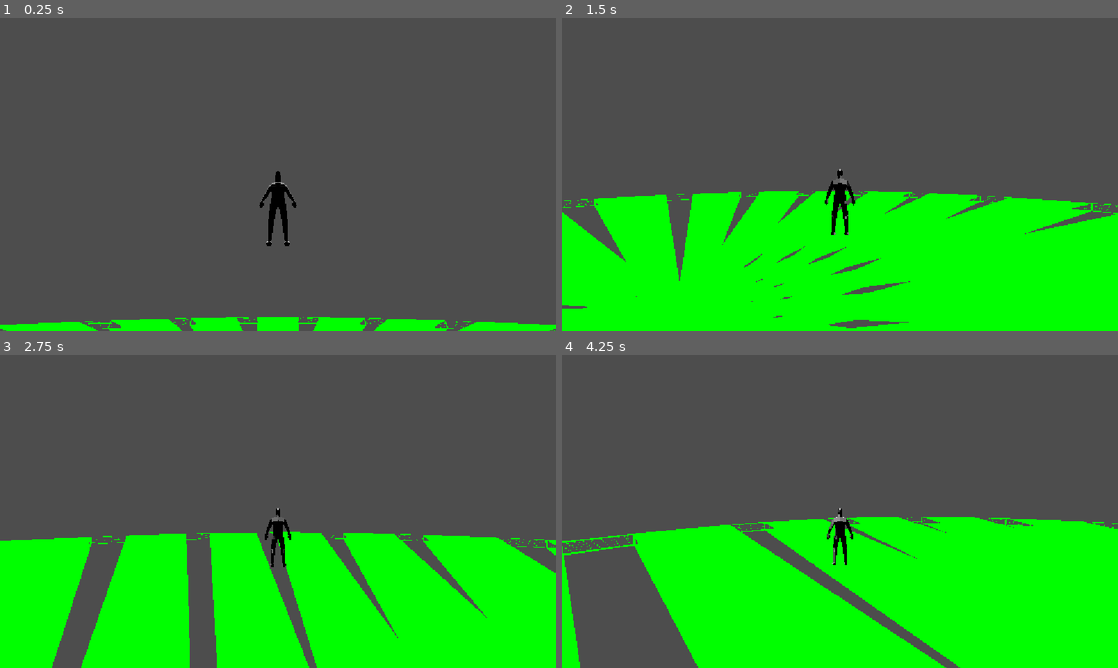
Above: before the commit, frames 1-4 (two rows, left to right).
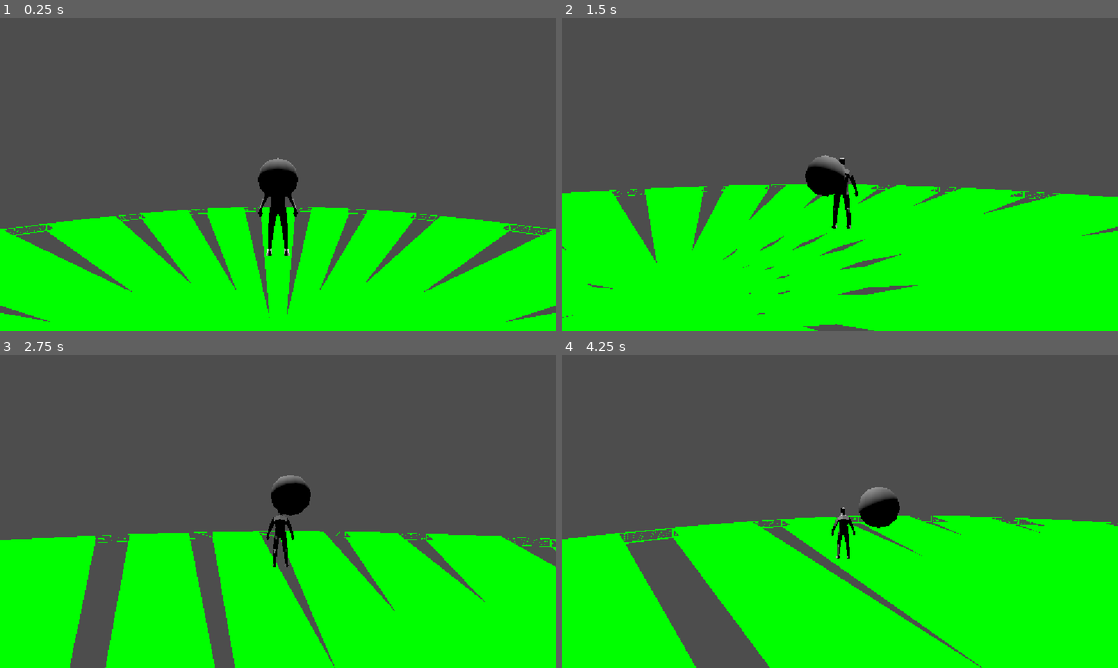
Above: after the commit, the same moments.

Repository: XMNNguyen/Soulslike_Roguelike
Game: Godot game, scene res://Scenes/main.tscn
Two runs of this game, one before a commit and one after it. Both use one fixed random seed, a clock stepped at 60 frames per second and the inputs below.
Inputs (mouse positions are in pixels of both pictures, inside the frame that each line leads up to):
- Up to frame 1 (0.25 s): no input
- Up to frame 2 (1.5 s): move the mouse to (867, 174) at 0.52 s; hold W (forward) from 0.53 s (still down); tap Space (dodge) at 0.6, 1.35 s; move the mouse to (812, 174) at 1.27 s
- Up to frame 3 (2.75 s): keep holding W (forward); move the mouse to (289, 505) at 2.02 s; tap Space (dodge) at 2.1 s
- Up to frame 4 (4.25 s): keep holding W (forward); move the mouse to (834, 517) at 2.77 s; tap Space (dodge) at 2.85, 3.6 s; move the mouse to (878, 514) at 3.52 s

The runs differ from the first frame. In frame 1, 30% of the frame differs, in the area x 0-100%, y 44-100%; in frame 2, 7.1%; in frame 3, 7.5%; in frame 4, 15%.

Commit message:
added debug camera

Diff:
--- a/soulslike-roguelike/Scenes/Entities/Camera/user_camera.tscn
+++ b/soulslike-roguelike/Scenes/Entities/Camera/user_camera.tscn
@@ -11,3 +11,8 @@
 spring_length = 5.0
 
 [node name="Camera3D" type="Camera3D" parent="Pivot/SpringArm3D" unique_id=1985725044]
+transform = Transform3D(1, 0, 0, 0, 1, 0, 0, 0, 1, 0, 1.5562176, 1.9189181)
+
+[node name="CSGSphere3D" type="CSGSphere3D" parent="Pivot/SpringArm3D/Camera3D" unique_id=2081252035]
+
+[node name="CSGSphere3D" type="CSGSphere3D" parent="." unique_id=1160670051]
--- a/soulslike-roguelike/Scenes/Levels/Debug_Level/debug_level.tscn
+++ b/soulslike-roguelike/Scenes/Levels/Debug_Level/debug_level.tscn
@@ -23,6 +23,7 @@
 script = ExtResource("1_3ri1k")
 
 [node name="UserCamera" parent="." unique_id=200592742 instance=ExtResource("2_h7oiu")]
+transform = Transform3D(1, 0, 0, 0, 1, 0, 0, 0, 1, 0, 0.7562312, 0)
 
 [node name="MeshInstance3D" type="MeshInstance3D" parent="." unique_id=346870273]
 transform = Transform3D(1, 0, 0, 0, 1, 0, 0, 0, 1, 0.0015296936, -0.2747804, 0.00061798096)
@@ -41,3 +42,6 @@
 [node name="CollisionShape3D" type="CollisionShape3D" parent="StaticBody3D" unique_id=1877787752]
 transform = Transform3D(1, 0, 0, 0, 1, 0, 0, 0, 1, 0, -0.5001221, 0)
 shape = SubResource("CylinderShape3D_eed4v")
+
+[node name="DebugCamera" type="Camera3D" parent="." unique_id=355766288]
+transform = Transform3D(1, 0, 0, 0, 0.019866288, 0.99980265, 0, -0.99980265, 0.019866288, 0, 26.20837, 0)
--- a/soulslike-roguelike/Scripts/Entities/Camera/user_camera.gd
+++ b/soulslike-roguelike/Scripts/Entities/Camera/user_camera.gd
@@ -7,13 +7,20 @@
 @onready var camera : Camera3D = $Pivot/SpringArm3D/Camera3D
 
 @export var sensitivity : float = 0.01
-@export var tilt_limit : float = 70
-@export var update_weight : float = 0.03
+@export var tilt_limit : float = 70.0
 
+@export var follow_speed : float = 100.0
+@export var look_speed : float = 5.0
+
+var previous_player_position : Vector3
 
 # Called when the node enters the scene tree for the first time.
 func _ready() -> void:
 	Input.mouse_mode = Input.MOUSE_MODE_CAPTURED
+
+	if target:
+		previous_player_position = target.global_position
+		global_position = target.global_position
 
 
 # Rotate the camera if moving left and right and then lerp camera to player if moving forward and backward
@@ -21,12 +28,39 @@
 	if target == null:
 		return
 
-	# handle updating the camera
-	if (camera.global_position.distance_to(target.global_position) > spring_arm.spring_length ||
-		camera.global_position.distance_to(target.global_position) < spring_arm.spring_length - 1):
-		global_position = global_position.lerp(target.global_position, update_weight)
+	var player_delta := target.global_position - previous_player_position
 
-	camera.look_at(target.global_position)
+	# Direction from camera toward player.
+	var to_player := target.global_position - global_position
+
+	if to_player.length_squared() > 0.001:
+		to_player = to_player.normalized()
+
+		# How much of the player's movement is toward/away
+		# from the camera?
+		var forward_delta := player_delta.dot(to_player)
+
+		var follow_weight := 1.0 - exp(-follow_speed * delta)
+
+		# Only move the camera along the camera -> player axis.
+		global_position += to_player * forward_delta * follow_weight
+
+	# Update previous position AFTER calculating movement.
+	previous_player_position = target.global_position
+
+	# Always face the player.
+	var look_direction := target.global_position - camera.global_position
+
+	if look_direction.length_squared() > 0.001:
+		var desired_rotation := Basis.looking_at(
+			look_direction.normalized(),
+			Vector3.UP
+		)
+
+		camera.global_transform.basis = camera.global_transform.basis.slerp(
+			desired_rotation,
+			1.0 - exp(-look_speed * delta)
+		)
 
 func _input(event: InputEvent) -> void:
 	if event is InputEventMouseMotion:
--- a/soulslike-roguelike/Scripts/Levels/Debug_Level/debug_level.gd
+++ b/soulslike-roguelike/Scripts/Levels/Debug_Level/debug_level.gd
@@ -3,7 +3,7 @@
 
 @onready var player_spawn : Marker3D = $PlayerSpawn
 @onready var user_camera : BaseCamera = $UserCamera
-
+@onready var debug_camera : Camera3D = $DebugCamera
 
 func get_player_spawn() -> Vector3:
 	return player_spawn.global_position
@@ -15,3 +15,4 @@
 
 func assign_camera(target : Node3D) -> void:
 	user_camera.target = target
+	#debug_camera.make_current()
